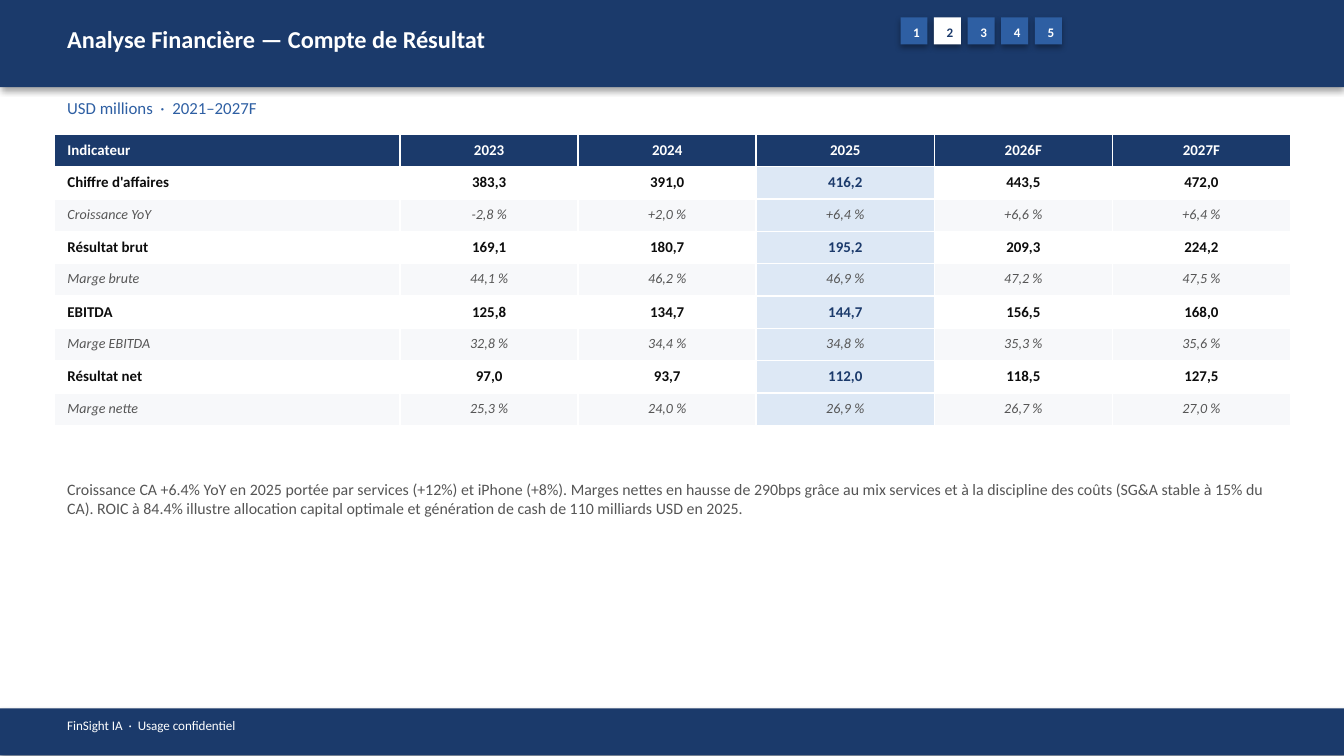
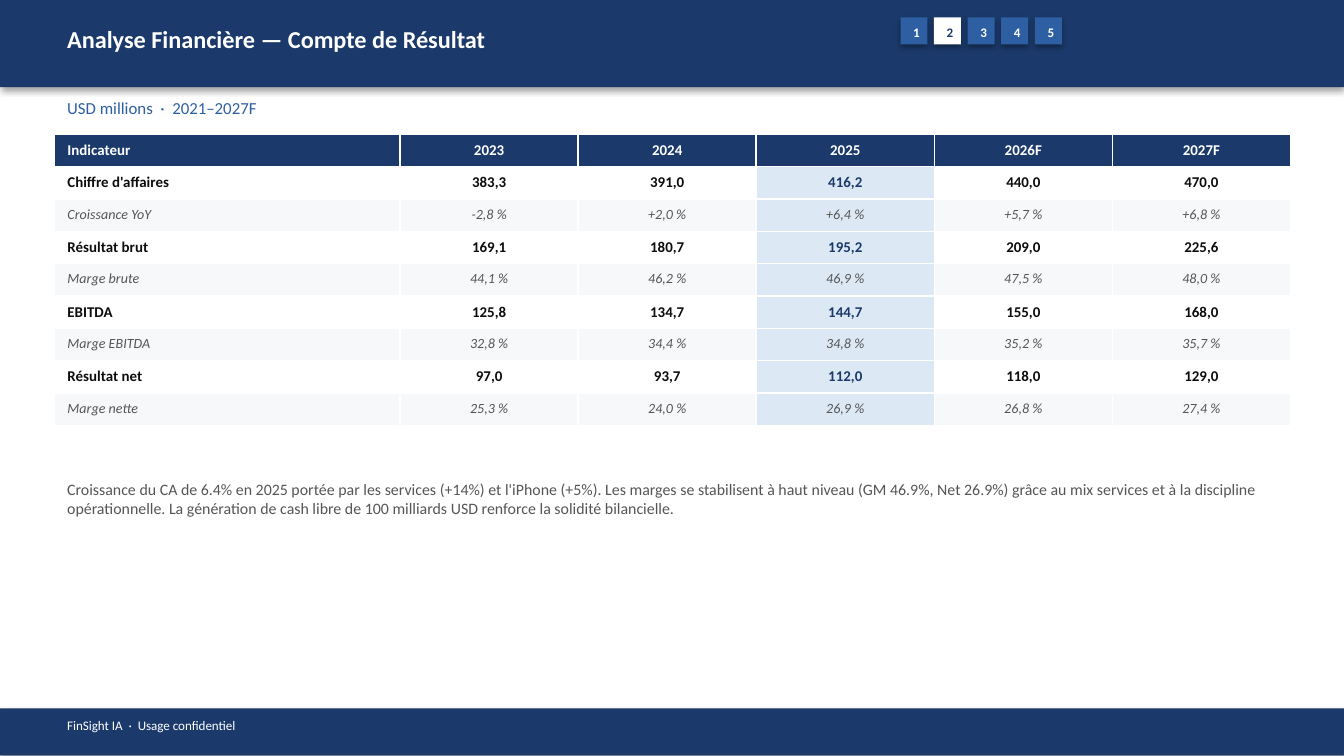
Before and after one commit to baptistejeh07-art/finsight-ia, a slide deck: slide 8 of preview/AAPL/AAPL_pitchbook.pptx. Drawn at 1344x756 pixels with LibreOffice and Linux fonts; fonts in the diff are those of the drawing. Boxes give left, top, right and bottom in pixels: in the first picture for what was removed or moved away, otherwise in the second. Text is boxed around its words. In the diff, an @@ line names an element or a change of style, - is before the commit and + after.

```diff
--- a/preview/AAPL/AAPL_pitchbook.pptx
+++ b/preview/AAPL/AAPL_pitchbook.pptx
@@ table at (54, 134, 1288, 426) @@
-row 2, column 5: 443,5
+row 2, column 5: 440,0
-row 2, column 6: 472,0
+row 2, column 6: 470,0
-row 3, column 5: +6,6 %
+row 3, column 5: +5,7 %
-row 3, column 6: +6,4 %
+row 3, column 6: +6,8 %
-row 4, column 5: 209,3
+row 4, column 5: 209,0
-row 4, column 6: 224,2
+row 4, column 6: 225,6
-row 5, column 5: 47,2 %
+row 5, column 5: 47,5 %
-row 5, column 6: 47,5 %
+row 5, column 6: 48,0 %
-row 6, column 5: 156,5
+row 6, column 5: 155,0
-row 7, column 5: 35,3 %
+row 7, column 5: 35,2 %
-row 7, column 6: 35,6 %
+row 7, column 6: 35,7 %
-row 8, column 5: 118,5
+row 8, column 5: 118,0
-row 8, column 6: 127,5
+row 8, column 6: 129,0
-row 9, column 5: 26,7 %
+row 9, column 5: 26,8 %
-row 9, column 6: 27,0 %
+row 9, column 6: 27,4 %
@@ text at (67, 483, 1255, 517): text changed @@
-Croissance CA +6.4% YoY en 2025 portée par services (+12%) et iPhone (+8%). Marges nettes en hausse de 290bps grâce au mix services et à la discipline des coûts (SG&A stable à 15% du CA). ROIC à 84.4% illustre allocation capital optimale et génération de cash de 110 milliards USD en 2025.
+Croissance du CA de 6.4% en 2025 portée par les services (+14%) et l'iPhone (+5%). Les marges se stabilisent à haut niveau (GM 46.9%, Net 26.9%) grâce au mix services et à la discipline opérationnelle. La génération de cash libre de 100 milliards USD renforce la solidité bilancielle.
```
Also in this commit, not shown: 13 other slides changed, 4 other files.
